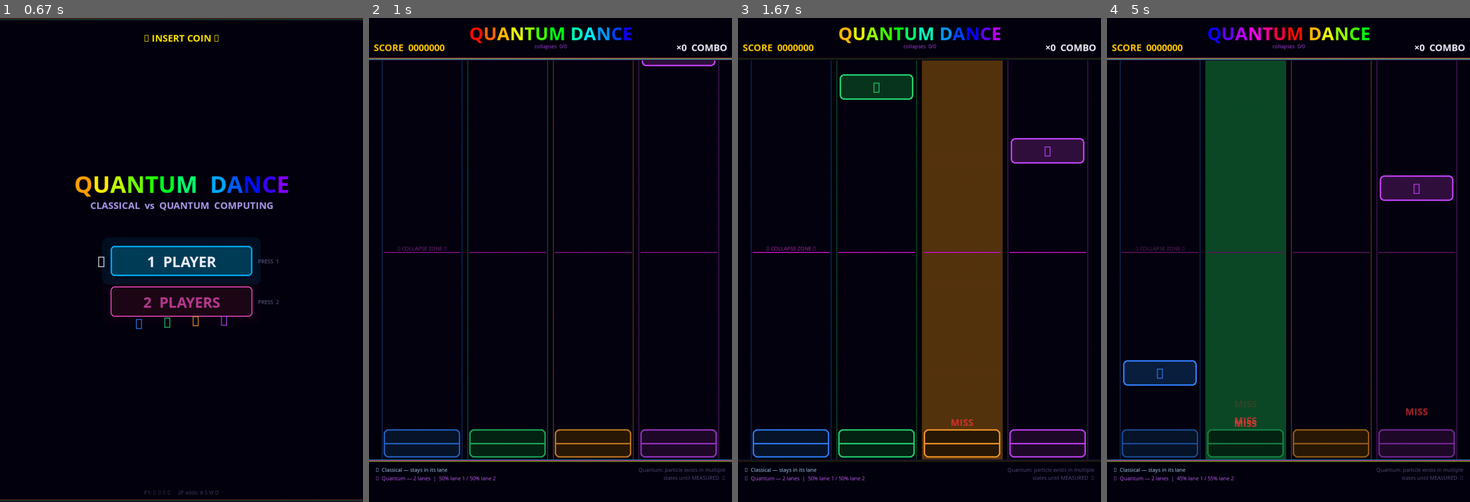
Above: before the commit, frames 1-4 (left to right).
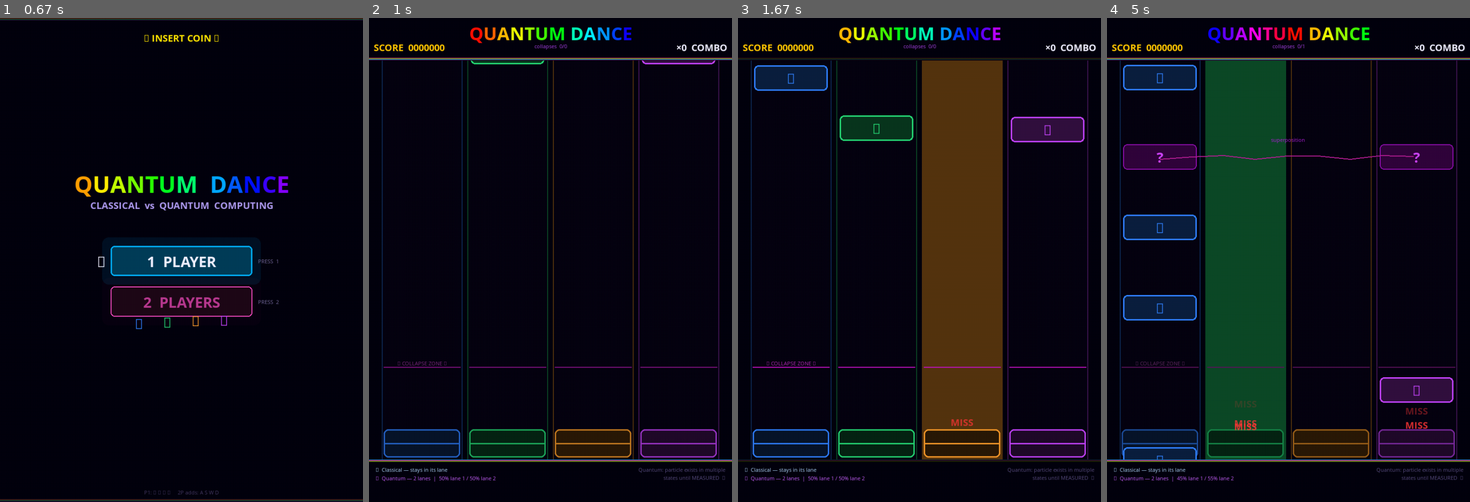
Above: after the commit, the same moments.

Repository: parzival1401/mobile_quantum-
Game: pygame game, started from dance_dance/quantum_optimized.py
The game is run twice, just before and just after one commit, with the same random seed, the same clock (stepped at 60 frames per second) and the same inputs.
Inputs (mouse positions are in pixels of both pictures, inside the frame that each line leads up to):
- Up to frame 1 (0.67 s): type "ann" at 0.33 s
- Up to frame 2 (1 s): tap Enter at 0.67, 0.88 s
- Up to frame 3 (1.67 s): hold Up from 1.22 s (still down); move the mouse to (904, 279) at 1.25 s
- Up to frame 4 (5 s): release Up at 1.68 s; hold Right 1.72-2.18 s; tap  at 1.87, 2.37, 3.27, 3.7, 4.77 s; hold Left 2.22-2.75 s; hold Down 2.78-3.08 s; hold Down 3.12-3.52 s; hold Down 3.55-3.92 s; hold Right 3.95-4.58 s; hold Down 4.62-4.98 s

Frame 1 is identical in both runs. In frame 2, 0.9% of the frame differs, in the area x 4-96%, y 8-73%; in frame 3, 5.8%; in frame 4, 9.7%, in the area x 4-96%, y 5-92%.

Commit message:
game tunnign

Diff:
--- a/dance_dance/quantum_optimized.py
+++ b/dance_dance/quantum_optimized.py
@@ -29,9 +29,9 @@
 # ─────────────────────────────────────────────────────────────────────────────
 # FIXED TIMING CONSTANTS  (overridden at runtime by song selection)
 # ─────────────────────────────────────────────────────────────────────────────
-BEATS_PER_NOTE       = 2  # spawn one note every N beats
-BEATS_TO_FALL        = 4    # base beats from spawn to hit zone (scaled by difficulty)
-COLLAPSE_THRESHOLD   = 2.0  # multiplier: higher = collapse line moves up (more warning)
+BEATS_PER_NOTE       = 1    # spawn one note every N beats
+BEATS_TO_FALL        = 5    # base beats from spawn to hit zone (scaled by difficulty)
+COLLAPSE_THRESHOLD   = 1  # multiplier: higher = collapse line moves up (more warning)
 
 # Active song settings — set by song select, do not edit directly
 SONG_FILE     = None
